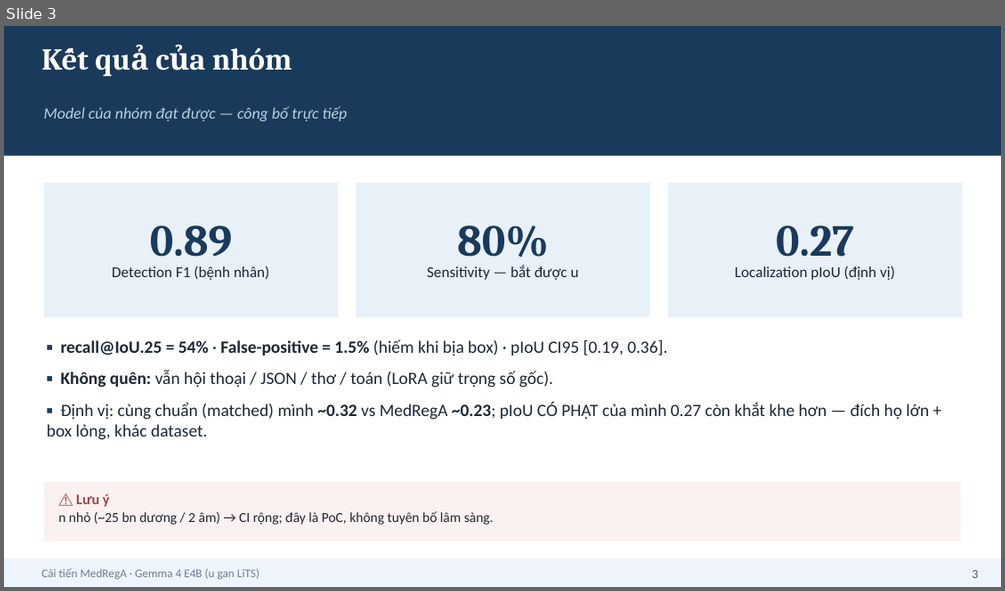
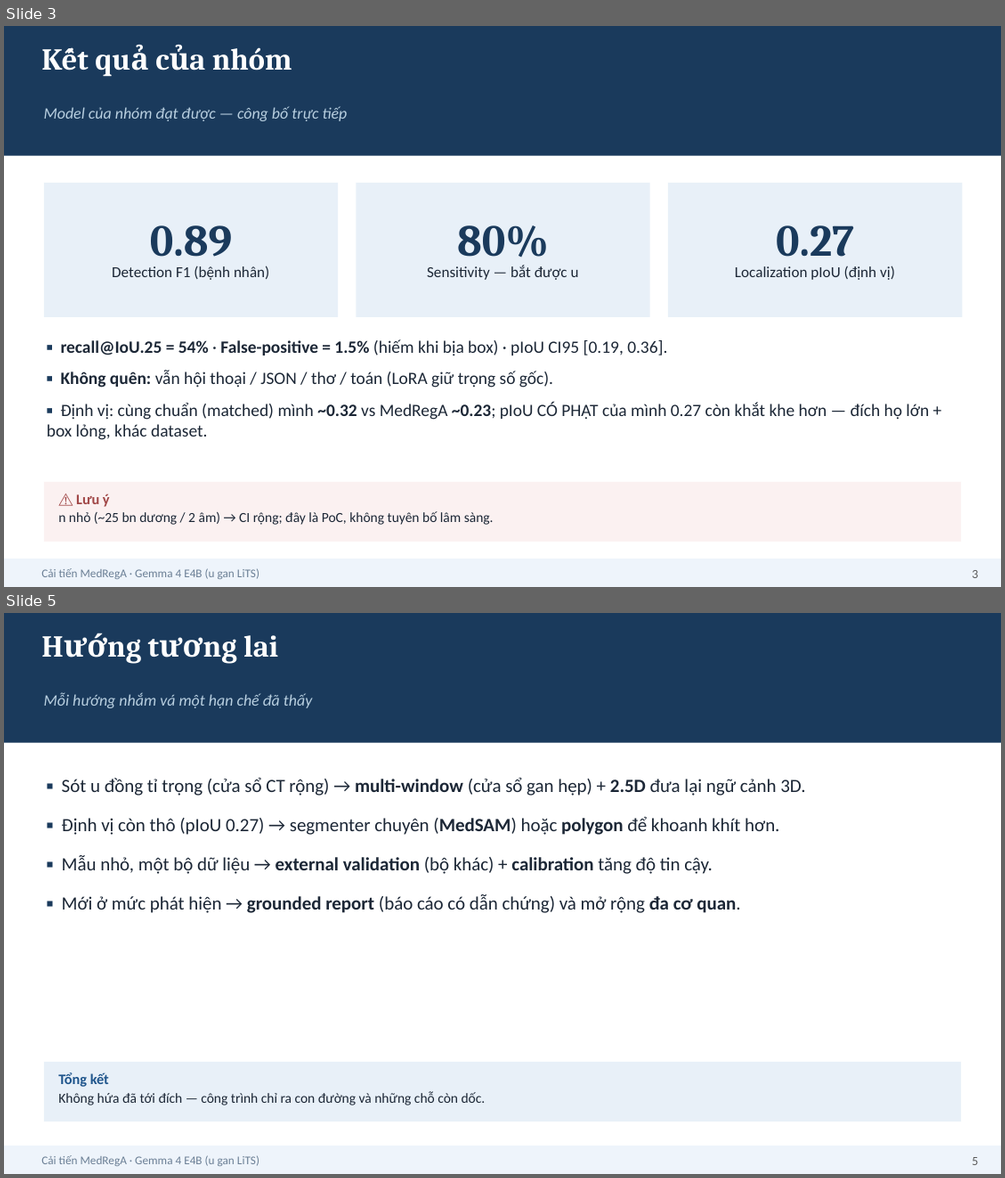
Before and after one commit to HatDuaa/medrega-liver-seminar, a slide deck: seminar/cai_tien/slides_5min_VN.pptx. Shown one above the other, each under a label of ours: slide 3 before the commit, slides 3 and 5 after it; the slides between them are not shown. The pictures are 1005x591 and 1005x1178 pixels, drawn with LibreOffice and Linux fonts; fonts in the diff are those of the drawing. Boxes give left, top, right and bottom in pixels: in the first picture for what was removed or moved away, otherwise in the second. Text is boxed around its words. In the diff, an @@ line names an element or a change of style, - is before the commit and + after.

```diff
--- a/seminar/cai_tien/slides_5min_VN.pptx
+++ b/seminar/cai_tien/slides_5min_VN.pptx
@@ slide 5 added at [4, 613, 1001, 1174], background #FFFFFF @@
@@ rectangle added at [4, 613, 1001, 743], fill #1A3A5C @@
@@ text added at [243, 635, 278, 657], 22 pt, text #FFFFFF, bold @@
+Hướng tương lai
@@ text added at [44, 693, 312, 708], 11.5 pt, text #B8CFE0, italic @@
+Mỗi hướng nhắm vá một hạn chế đã thấy
@@ text added at [62, 777, 805, 913], 13.5 pt, text #1C2736 @@
+▪ Sót u đồng tỉ trọng (cửa sổ CT rộng) → multi-window (cửa sổ gan hẹp) + 2.5D đưa lại ngữ cảnh 3D.
+▪ Định vị còn thô (pIoU 0.27) → segmenter chuyên (MedSAM) hoặc polygon để khoanh khít hơn.
+▪ Mẫu nhỏ, một bộ dữ liệu → external validation (bộ khác) + calibration tăng độ tin cậy.
+▪ Mới ở mức phát hiện → grounded report (báo cáo có dẫn chứng) và mở rộng đa cơ quan.
@@ rectangle added at [44, 1062, 961, 1121], fill #E8F0F8 @@
@@ text added at [58, 1072, 485, 1105], 10 pt, text #1C2736 @@
+Tổng kết
+Không hứa đã tới đích — công trình chỉ ra con đường và những chỗ còn dốc.
@@ rectangle added at [4, 1145, 1001, 1174], fill #EEF4FB @@
@@ text added at [41, 1155, 259, 1166], 8.5 pt, text #6B7F95 @@
+Cải tiến MedRegA · Gemma 4 E4B (u gan LiTS)
@@ text added at [971, 1157, 978, 1165], 9 pt, text #5A5A5A @@
+5
```
Also in this commit, not shown: 1 slide changed, 1 slide removed, 5 other files.
